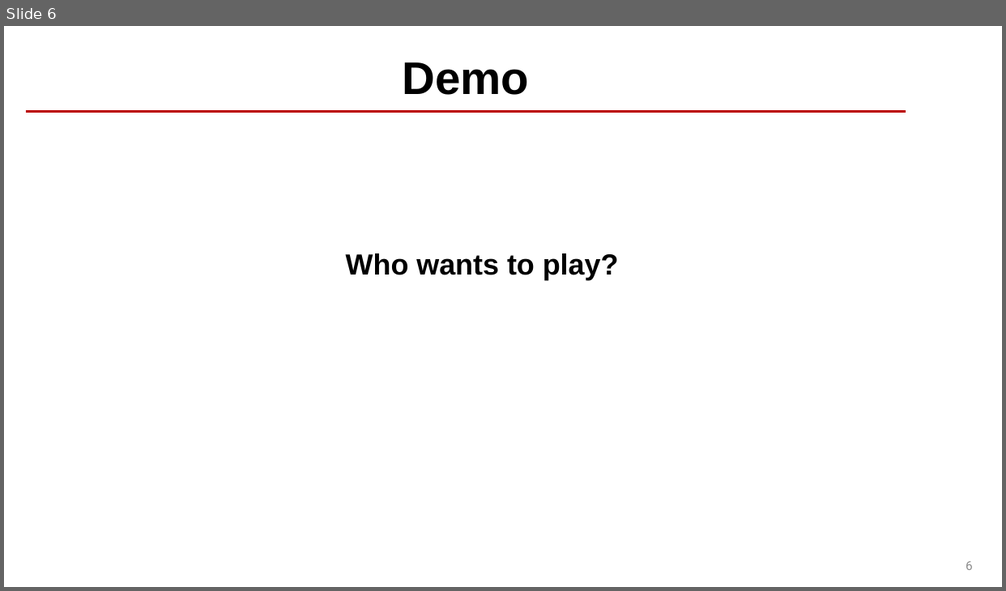
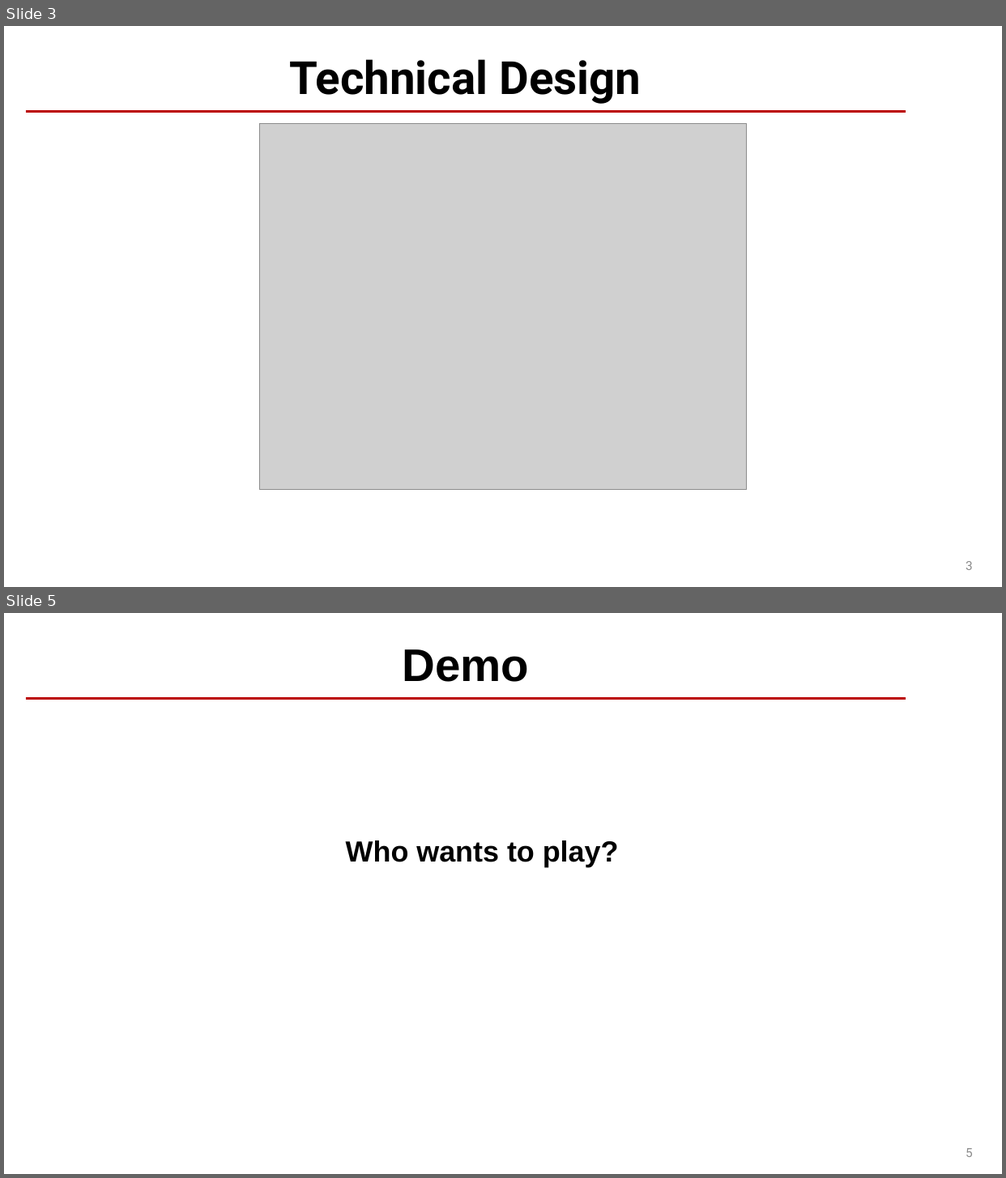
Before and after one commit to Orgo4ever/Rock-Paper-Scissors-Game, a slide deck: Rock-Paper-Scissors-Game-Presentation.pptx. Shown one above the other, each under a label of ours: slide 6 before the commit, slides 3 and 5 after it; the slides between them are not shown. The pictures are 1006x591 and 1006x1178 pixels, drawn with LibreOffice and Linux fonts; fonts in the diff are those of the drawing; grey boxes stand for pictures; background and template pictures are left out. Boxes give left, top, right and bottom in pixels: in the first picture for what was removed or moved away, otherwise in the second. Text is boxed around its words. In the diff, an @@ line names an element or a change of style, - is before the commit and + after.

```diff
--- a/Rock-Paper-Scissors-Game-Presentation.pptx
+++ b/Rock-Paper-Scissors-Game-Presentation.pptx
@@ slide 3 added at [4, 26, 1002, 587], background #FFFFFF; not listed: 1 template element that a slide beside it also shows @@
@@ title added at [289, 59, 641, 104], 44 pt, text #000000, bold @@
+Technical Design
@@ picture added at [260, 123, 747, 489] @@
@@ page number added at [965, 561, 973, 570], 12 pt, text #8C8C8C @@
+3
@@ what was slide 6 is now slide 5 @@
```
Also in this commit, not shown: 2 slides changed, 2 other slides added, 3 slides removed.
